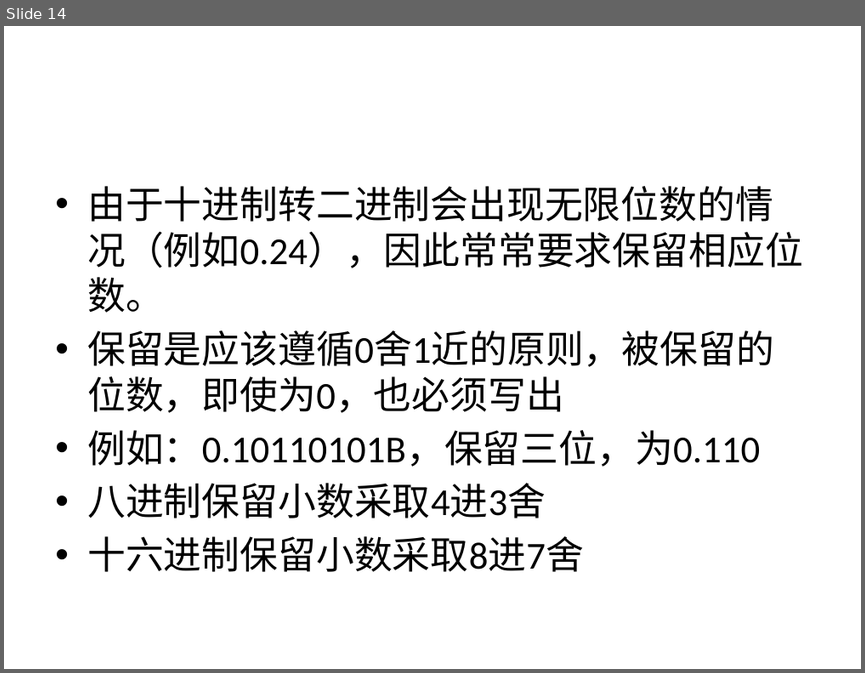
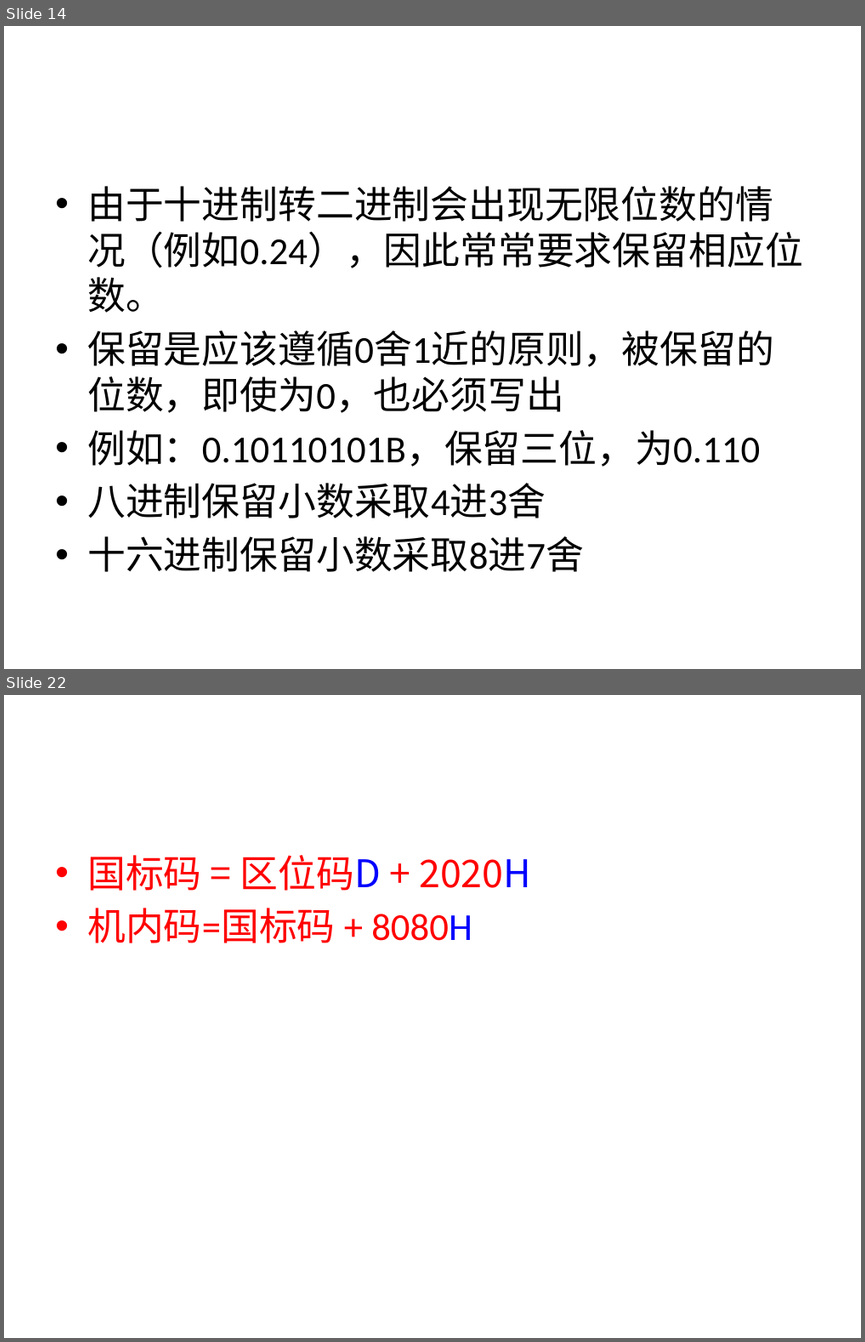
Before and after one commit to sans123wx/class, a slide deck: 计算机应用基础/第1章计算机基础/第1章复习.pptx. Shown one above the other, each under a label of ours: slide 14 before the commit, slides 14 and 22 after it; the slides between them are not shown. The pictures are 865x673 and 865x1342 pixels, drawn with LibreOffice and Linux fonts; fonts in the diff are those of the drawing. Boxes give left, top, right and bottom in pixels: in the first picture for what was removed or moved away, otherwise in the second. Text is boxed around its words. In the diff, an @@ line names an element or a change of style, - is before the commit and + after.

```diff
--- a/计算机应用基础/第1章计算机基础/第1章复习.pptx
+++ b/计算机应用基础/第1章计算机基础/第1章复习.pptx
@@ slide 22 added at (x1=4, y1=695, x2=861, y2=1338), background #FFFFFF @@
@@ text added at (x1=87, y1=855, x2=531, y2=943), 32 pt, text #FF0000 @@
+• 国标码 = 区位码D + 2020H
+• 机内码=国标码 + 8080H
```
Also in this commit, not shown: 7 other slides added.
